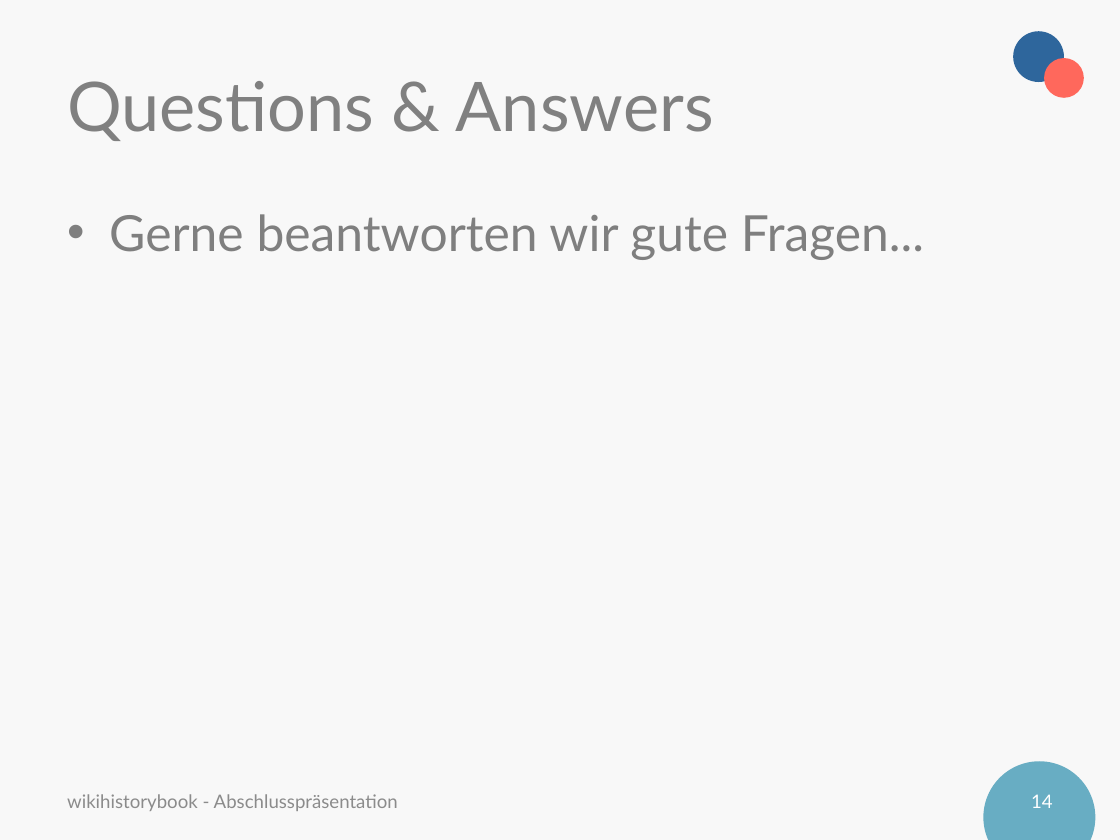
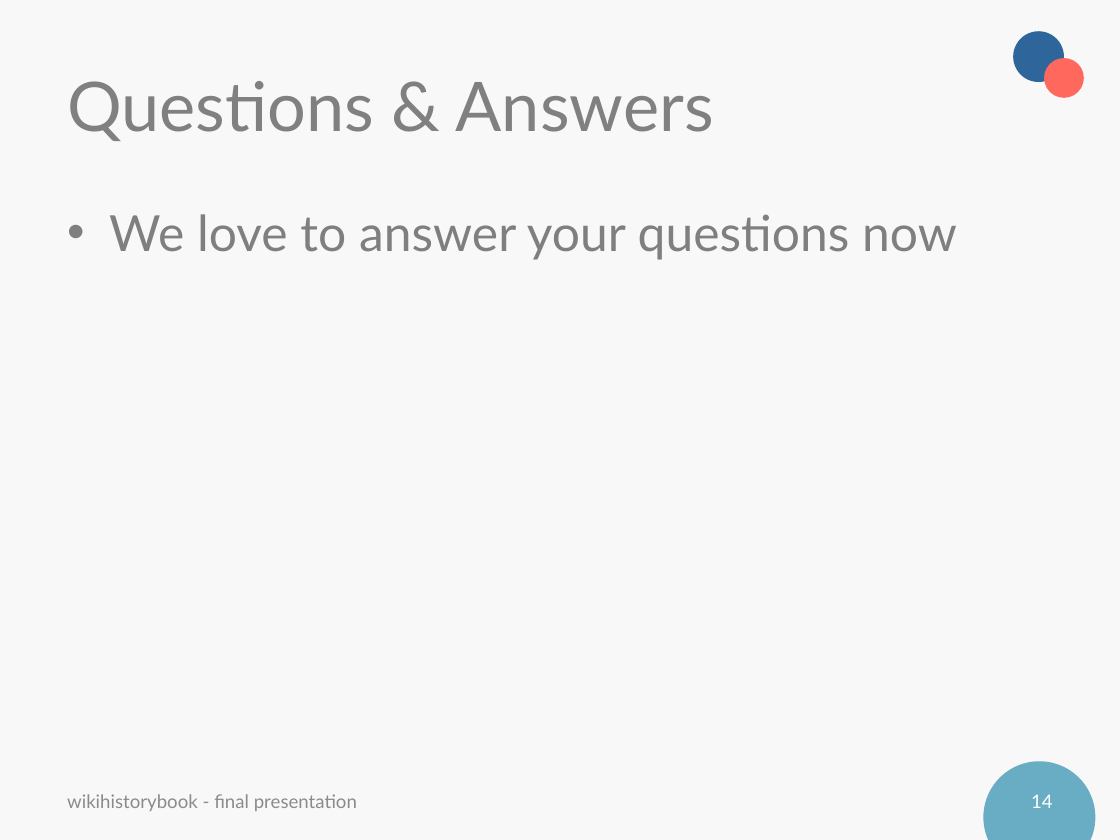
Before and after one commit to fluehmann/wikihistorybook, a slide deck: slide 14 of administration/Sprint presentations/Präsentation_Abschluss_wiki.pptx. Drawn at 1120x840 pixels with LibreOffice and Linux fonts; fonts in the diff are those of the drawing; background and template pictures are left out. Boxes give left, top, right and bottom in pixels: in the first picture for what was removed or moved away, otherwise in the second. Text is boxed around its words. In the diff, an @@ line names an element or a change of style, - is before the commit and + after.

```diff
--- a/administration/Sprint presentations/Präsentation_Abschluss_wiki.pptx
+++ b/administration/Sprint presentations/Präsentation_Abschluss_wiki.pptx
@@ text at (109,214,957,260): text changed @@
-• Gerne beantworten wir gute Fragen...
+• We love to answer your questions now
@@ text at (67,794,357,811): text changed @@
-wikihistorybook - Abschlusspräsentation
+wikihistorybook - final presentation
```
Also in this commit, not shown: 14 other slides changed.
